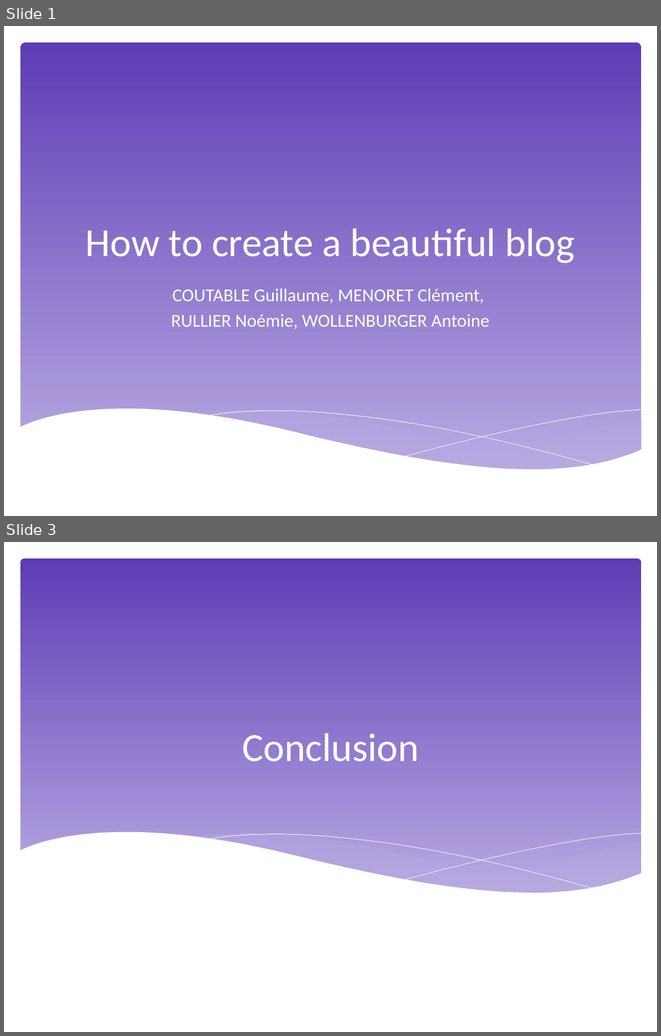
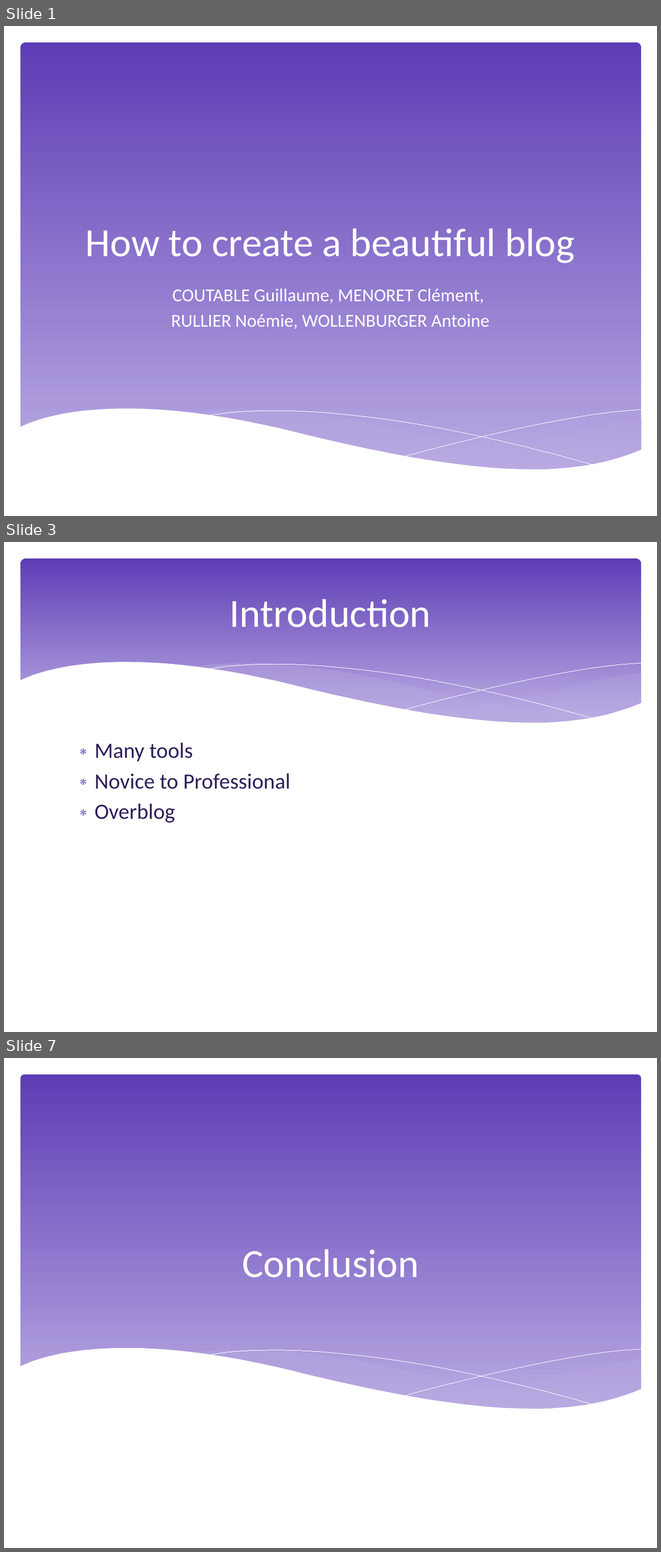
Before and after one commit to NoemieRullier/EnglishProjectBlog, a slide deck: Presentation.pptx. Shown one above the other, each under a label of ours: slides 1 and 3 before the commit, slides 1, 3 and 7 after it; the slides between them are not shown. The pictures are 661x1036 and 661x1552 pixels, drawn with LibreOffice and Linux fonts; fonts in the diff are those of the drawing. Boxes give left, top, right and bottom in pixels: in the first picture for what was removed or moved away, otherwise in the second. Text is boxed around its words. In the diff, an @@ line names an element or a change of style, - is before the commit and + after.

```diff
--- a/Presentation.pptx
+++ b/Presentation.pptx
@@ slide 3 added at bbox=[4, 542, 657, 1032], background #FFFFFF @@
@@ rounded rectangle added at bbox=[20, 558, 641, 734], fill gradient #5D3DB5 to #BAABE3 @@
@@ title added at bbox=[230, 599, 431, 627], 44 pt, text #FFFFFF @@
+Introduction
@@ group added at bbox=[19, 662, 642, 757]: 5 freeform shapes @@
@@ text added at bbox=[95, 742, 290, 822], 24 pt, text #2F1F58 @@
+∗ Many tools
+∗ Novice to Professional
+∗ Overblog
@@ what was slide 3 is now slide 7 @@
```
Also in this commit, not shown: 1 slide changed, 3 other slides added, 2 other files.
